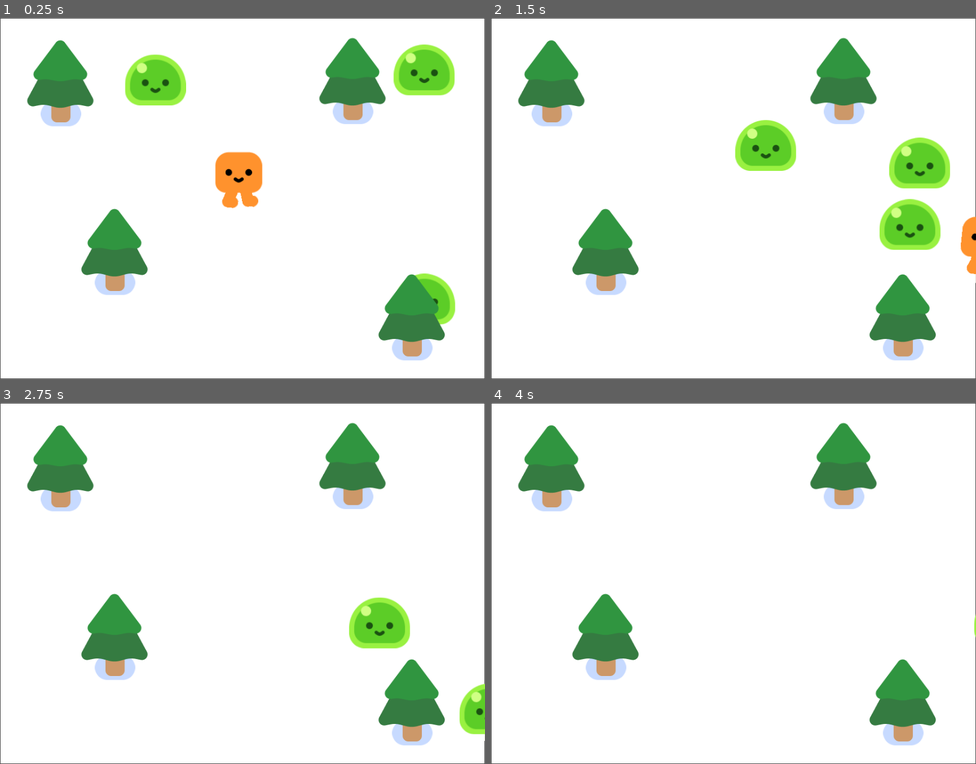
Above: before the commit, frames 1-4 (two rows, left to right).
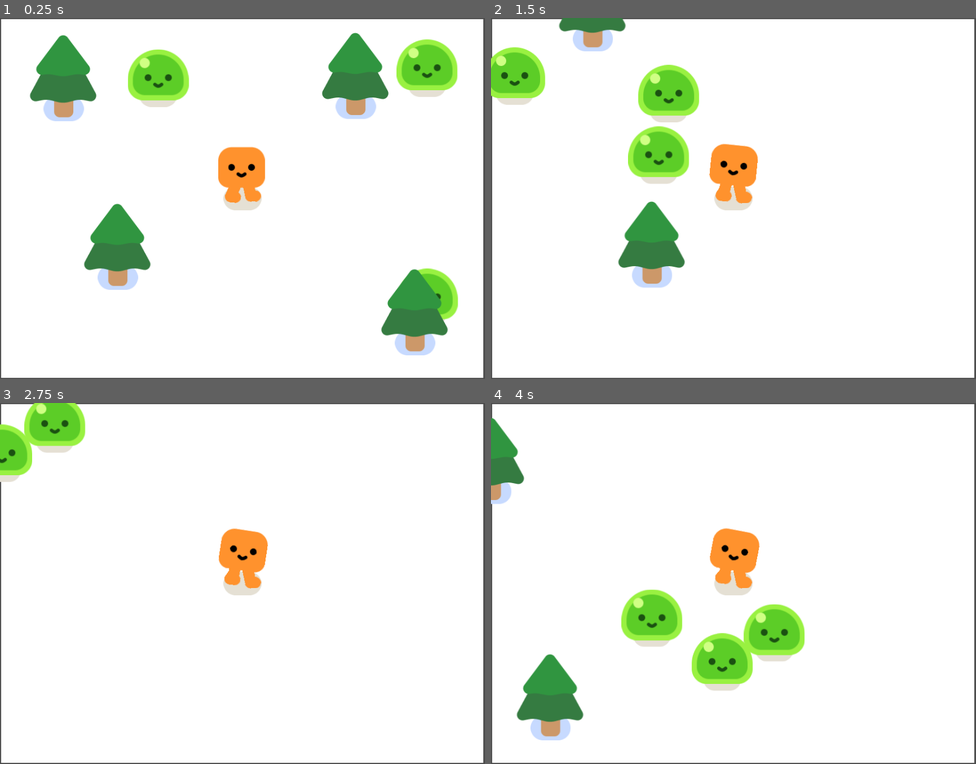
Above: after the commit, the same moments.

Repository: lenooshiro/squaresurvivors
Game: Godot game, scene res://survivors_game.tscn
The game is run twice, just before and just after one commit, with the same random seed, the same clock (stepped at 60 frames per second) and the same inputs.
Inputs:
- Up to frame 1 (0.25 s): no input
- Up to frame 2 (1.5 s): hold D (move_right) 0.53-1.28 s; hold S (move_down) from 1.28 s (still down)
- Up to frame 3 (2.75 s): release S (move_down) at 2.03 s; hold D (move_right) from 2.03 s (still down)
- Up to frame 4 (4 s): release D (move_right) at 2.78 s; hold W (move_up) 2.78-3.53 s; hold A (move_left) from 3.53 s (still down)

The runs differ from the first frame. In frame 1, 7.3% of the frame differs, in the area x 0-100%, y 0-100%; in frame 2, 22%; in frame 3, 15%; in frame 4, 18%.

Commit message:
Adjusting camera and background

Diff:
--- a/player.tscn
+++ b/player.tscn
@@ -13,3 +13,5 @@
 
 [node name="CollisionShape2D" type="CollisionShape2D" parent="."]
 shape = SubResource("CircleShape2D_onrkg")
+
+[node name="Camera2D" type="Camera2D" parent="."]
--- a/survivors_game.tscn
+++ b/survivors_game.tscn
@@ -7,11 +7,14 @@
 [node name="Game" type="Node2D"]
 y_sort_enabled = true
 
-[node name="ColorRect" type="ColorRect" parent="."]
-offset_left = 1.0
-offset_top = 1.0
-offset_right = 859.0
-offset_bottom = 639.0
+[node name="CanvasLayer" type="CanvasLayer" parent="."]
+layer = -1
+
+[node name="ColorRect" type="ColorRect" parent="CanvasLayer"]
+offset_left = 2.0
+offset_top = 2.0
+offset_right = 857.0
+offset_bottom = 638.0
 
 [node name="Player" parent="." instance=ExtResource("1_3cish")]
 position = Vector2(425, 329)
